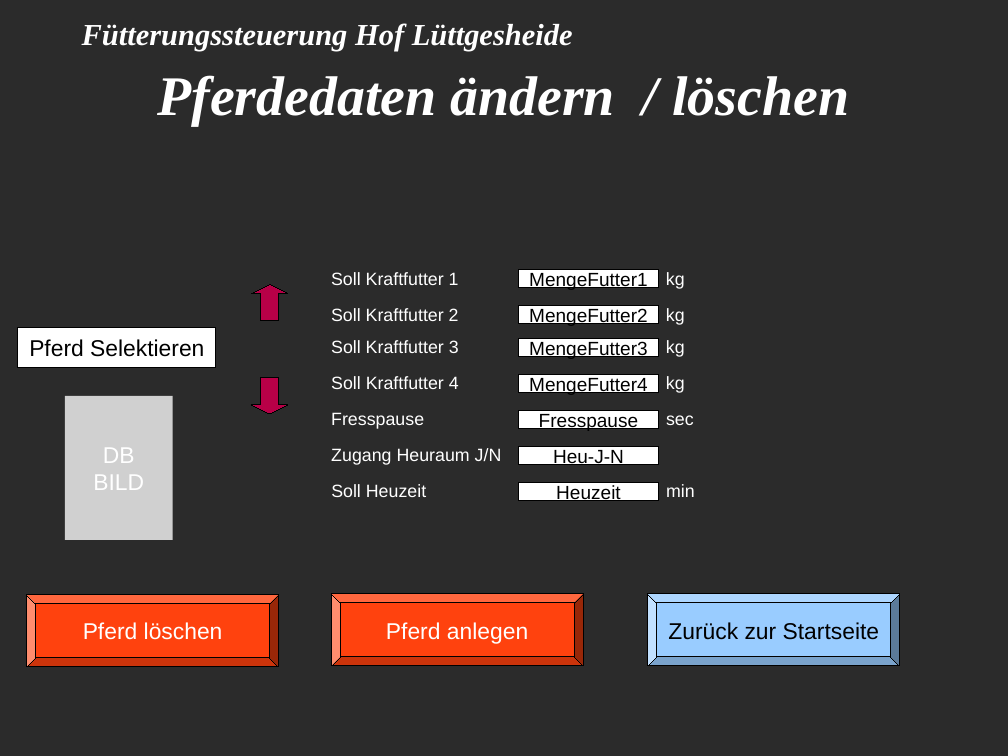
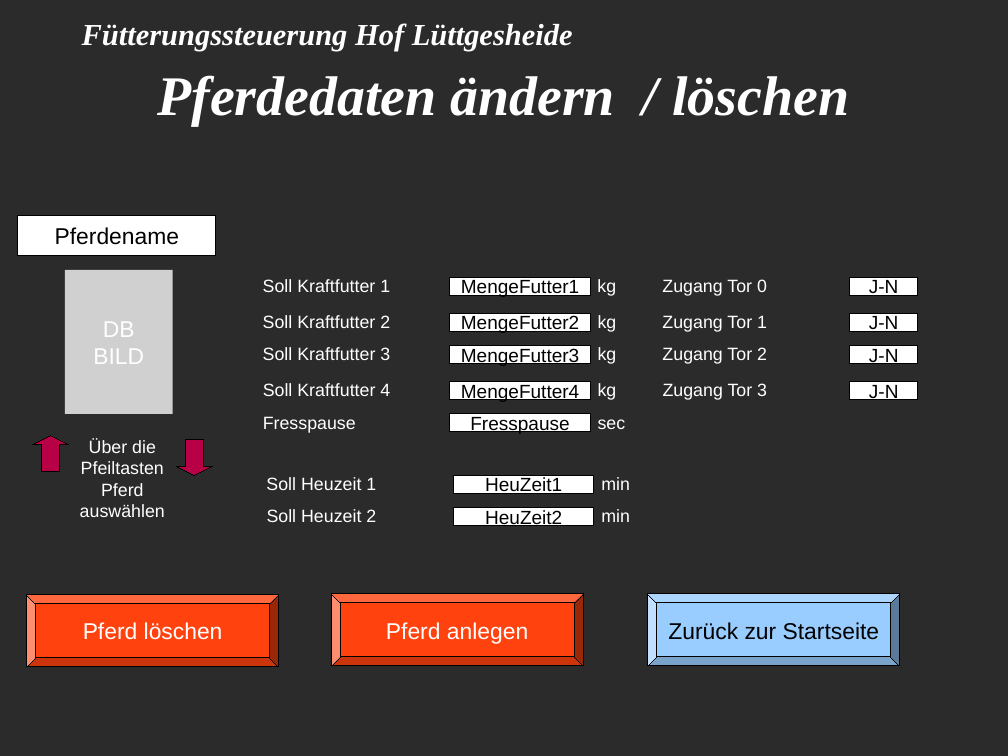
Before and after one commit to Kalle01/Pferde-Fuettterungssteuerung, a slide deck: slide 9 of allgemeine_Dokumente/Beschreibung.Menuestruktur.odp (slide 8 before the commit). Drawn at 1008x756 pixels with LibreOffice and Linux fonts; fonts in the diff are those of the drawing; grey boxes stand for pictures; background and template pictures are left out; a plain dark background stands for a picture behind light text. Boxes give left, top, right and bottom in pixels: in the first picture for what was removed or moved away, otherwise in the second. Text is boxed around its words. In the diff, an @@ line names an element or a change of style, - is before the commit and + after.

```diff
--- a/allgemeine_Dokumente/Beschreibung.Menuestruktur.odp
+++ b/allgemeine_Dokumente/Beschreibung.Menuestruktur.odp
@@ rectangle added at (18,216,217,255), fill #FFFFFF, outline #000000 0 pt, 18 pt, text #000000 @@
+Pferdename
@@ picture "DB BILD": place and size @@
-picture "DB BILD" at (65,396,173,540)
+picture "DB BILD" at (65,270,173,413)
@@ 5 texts, 3 rectangles: place and size @@
-5 texts, 3 rectangles at (331,270,659,429)
+5 texts, 3 rectangles at (263,277,591,433)
@@ text "kg": place and size @@
-text "kg" at (666,272,685,289)
+text "kg" at (597,279,616,296)
@@ text added at (662,279,767,296), 14 pt, text #FFFFFF @@
+Zugang Tor 0
@@ rectangle "J-N": place and size @@
-rectangle "J-N" at (519,446,659,465)
+rectangle "J-N" at (850,277,918,295)
@@ text in rectangle at (869,280,899,298): text changed @@
-Heu-J-N
+J-N
@@ rectangle removed at (18,327,217,367) @@
-Pferd Selektieren
@@ rectangle "MengeFutter2": place and size @@
-rectangle "MengeFutter2" at (519,306,659,325)
+rectangle "MengeFutter2" at (450,314,591,332)
@@ text "kg": place and size @@
-text "kg" at (666,308,685,325)
+text "kg" at (598,315,617,332)
@@ text added at (662,315,767,332), 14 pt, text #FFFFFF @@
+Zugang Tor 1
@@ rectangle added at (850,314,918,332), fill #FFFFFF, outline #000000 0 pt, 15 pt, text #000000 @@
+J-N
@@ rectangle "MengeFutter3": place and size @@
-rectangle "MengeFutter3" at (519,338,659,357)
+rectangle "MengeFutter3" at (450,346,591,364)
@@ text "kg": place and size @@
-text "kg" at (666,340,685,357)
+text "kg" at (598,347,617,364)
@@ text added at (662,347,767,364), 14 pt, text #FFFFFF @@
+Zugang Tor 2
@@ rectangle added at (850,346,918,364), fill #FFFFFF, outline #000000 0 pt, 15 pt, text #000000 @@
+J-N
@@ text "kg": place and size @@
-text "kg" at (666,376,685,393)
+text "kg" at (598,383,617,400)
@@ text added at (663,383,767,400), 14 pt, text #FFFFFF @@
+Zugang Tor 3
@@ rectangle added at (850,381,918,400), fill #FFFFFF, outline #000000 0 pt, 15 pt, text #000000 @@
+J-N
@@ text "sec": place and size @@
-text "sec" at (666,415,694,425)
+text "sec" at (598,419,626,429)
@@ up arrow: place and size @@
-up arrow at (252,284,288,320)
+up arrow at (32,435,68,471)
@@ text added at (80,439,165,517), 14 pt, text #FFFFFF @@
+Über die Pfeiltasten Pferd auswählen
@@ down arrow: place and size @@
-down arrow at (252,378,288,413)
+down arrow at (177,439,212,475)
@@ text removed at (331,448,502,465) @@
-Zugang Heuraum J/N
@@ text at (266,477,376,490): text changed @@
-Soll Heuzeit
+Soll Heuzeit 1
@@ rectangle added at (454,476,595,494), fill #FFFFFF, outline #000000 0 pt, 15 pt, text #000000 @@
+HeuZeit1
@@ text "min": place and size @@
-text "min" at (666,484,695,497)
+text "min" at (601,477,630,490)
@@ text added at (267,509,376,522), 14 pt, text #FFFFFF @@
+Soll Heuzeit 2
@@ rectangle added at (454,508,595,526), fill #FFFFFF, outline #000000 0 pt, 15 pt, text #000000 @@
+HeuZeit2
@@ rectangle removed at (519,483,659,501) @@
-Heuzeit
@@ text added at (601,509,630,522), 14 pt, text #FFFFFF @@
+min
```
Also in this commit, not shown: 11 other slides changed, 1 slide added, 1 slide removed.
